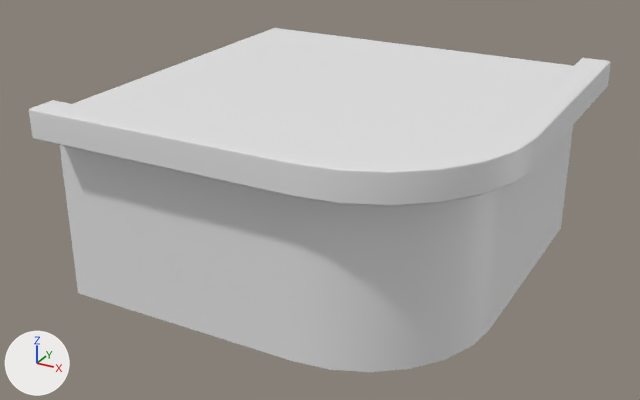
The FBX model Assets/Models/Modular Kit/Buiding Pieces/Corners/FloorCornerConvexRounded_A.fbx as it was, and as the next commit left it.
Before and after are seen from a 50 mm camera at (15.31, -24.73, 6.54) aimed at (4.95, -5.9, -2.87). The lights are fixed; the arrows at lower left show +X, +Y and +Z. Where no turn or scale is listed for an object, it has been applied to the vertices.

Objects in the first picture: 'FloorCornerConvexRounded_A'.
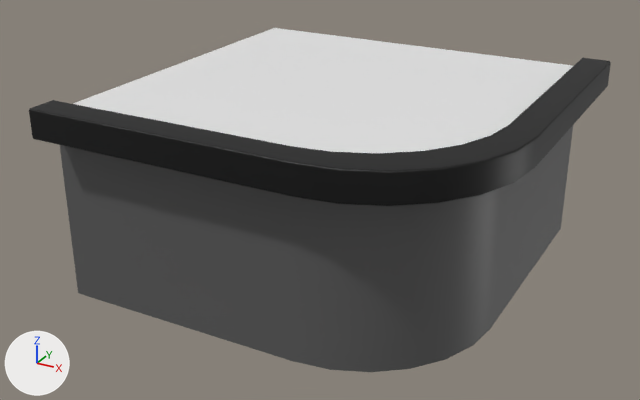
Boxes [x1, y1, x2, y2] around the edits, measured in the pictures (640 x 400 px):
'FloorCornerConvexRounded_A', recoloured
    both: [29, 58, 611, 372]
part 1 of me_plane_025, recoloured
    both: [60, 126, 573, 372]

The change in detail:
Material 'Railing' (mat_railing) changes colour from white #e7e7e7 to black #000000; in linear values from (0.8, 0.8, 0.8) to (0.0, 0.0, 0.0).
Material 'Wall' (mat_wall) is new.
Its base color is (0.102, 0.102, 0.102) (dark grey #5a5a5a).
me_plane_025 has 100 vertices, 81 faces and spans x 0.0..10.81, y -10.81..0.0, z -5.0..0.26.
me_plane_025 is used by ob_floorcornerconvexrounded_a; location (0.0, 0.0, 0.0).
me_plane_025 part 1: all 8 faces centred in x 3.25..10.0, y -10.0..-3.25, z -2.52 switch from mat_building (white #e7e7e7) to mat_wall (dark grey #5a5a5a).
